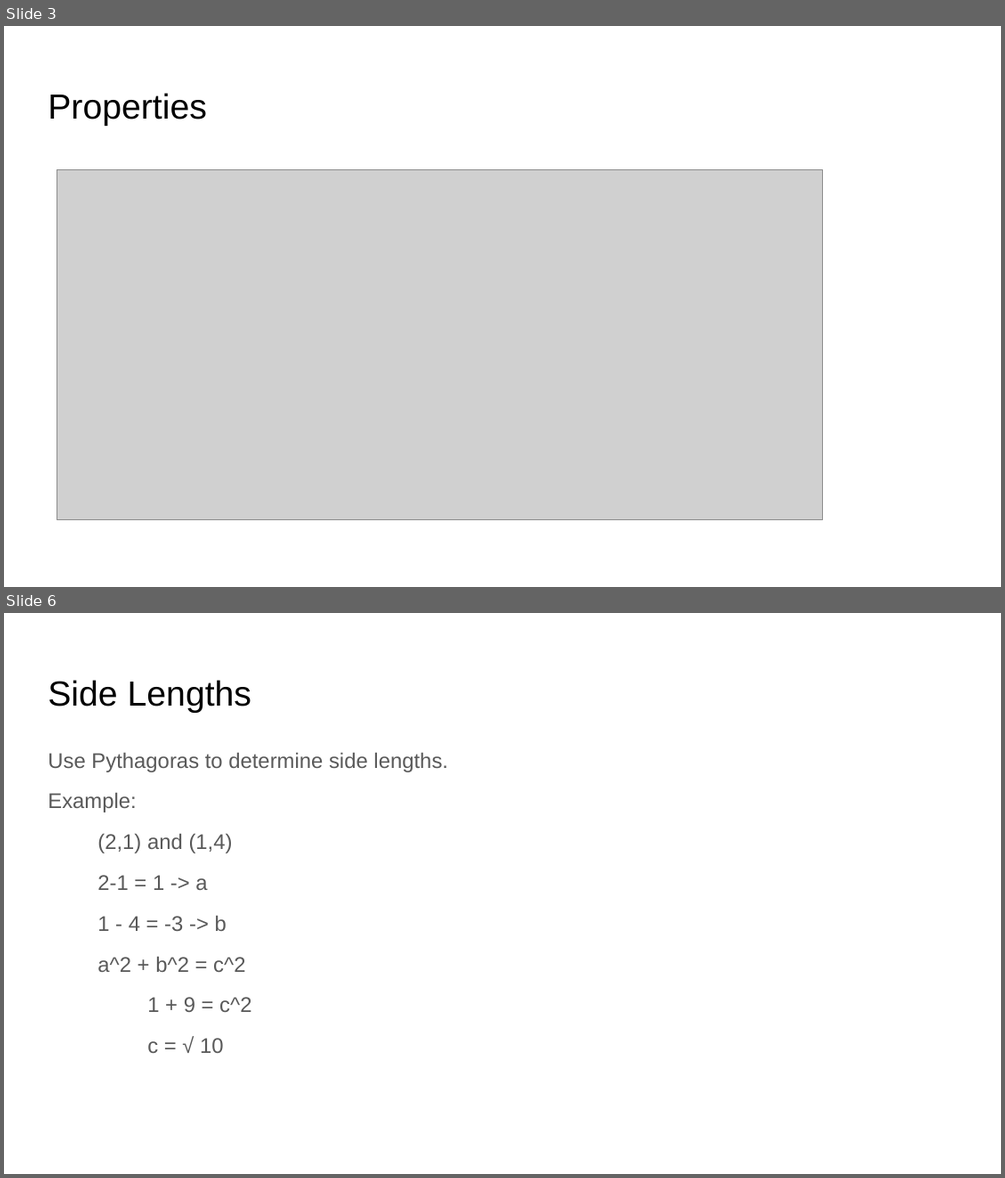
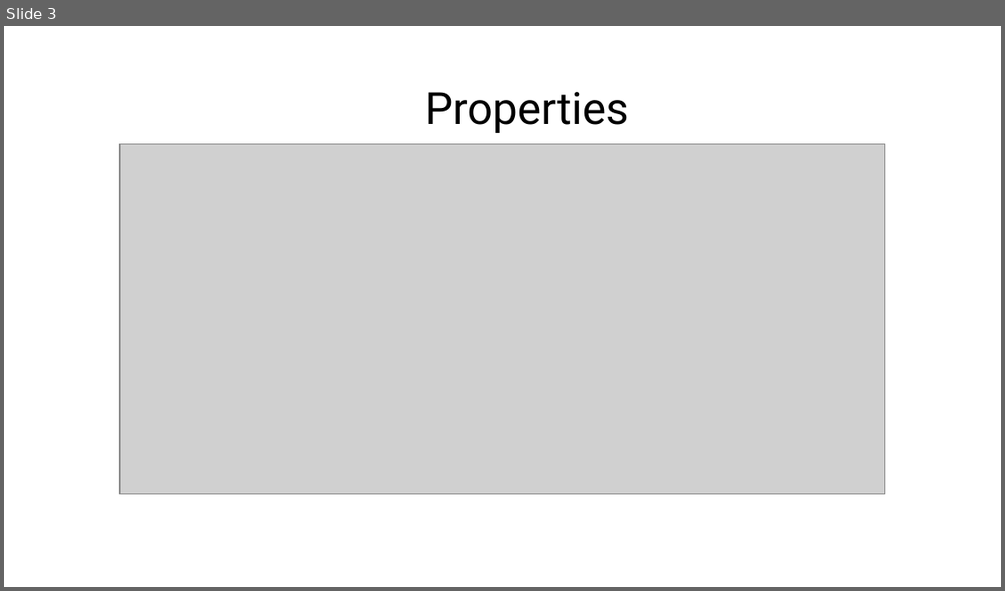
Before and after one commit to AnrozPerson/Classifying-Shapes-from-Coordinates, a slide deck: CAT T3 Design.pptx. Shown one above the other, each under a label of ours: slides 3 and 6 before the commit, slide 3 after it; the slides between them are not shown. The pictures are 1005x1178 and 1005x591 pixels, drawn with LibreOffice and Linux fonts; fonts in the diff are those of the drawing; grey boxes stand for pictures; background and template pictures are left out. Boxes give left, top, right and bottom in pixels: in the first picture for what was removed or moved away, otherwise in the second. Text is boxed around its words. In the diff, an @@ line names an element or a change of style, - is before the commit and + after.

```diff
--- a/CAT T3 Design.pptx
+++ b/CAT T3 Design.pptx
@@ slide 6 removed at bbox=[4, 613, 1001, 1174], background #FFFFFF @@
@@ title removed at bbox=[48, 680, 251, 713] @@
-Side Lengths
@@ text removed at bbox=[48, 752, 448, 1053] @@
-Use Pythagoras to determine side lengths.
-Example:
-(2,1) and (1,4)
-2-1 = 1 -> a
-1 - 4 = -3 -> b
-a^2 + b^2 = c^2
-1 + 9 = c^2
-c = √ 10
@@ slide 3 changed as well @@
@@ text "Properties": place and size @@
-text "Properties" at bbox=[48, 93, 207, 126]
+text "Properties" at bbox=[425, 92, 629, 133]
@@ text "Properties" at bbox=[425, 92, 629, 133]: size 25.2 to 32 pt, font Arial to Roboto @@
@@ picture: place and size @@
-picture at bbox=[57, 169, 823, 519]
+picture at bbox=[120, 143, 885, 493]
```
Also in this commit, not shown: 5 other slides changed, 8 slides added, 3 other slides removed, 1 other file.
